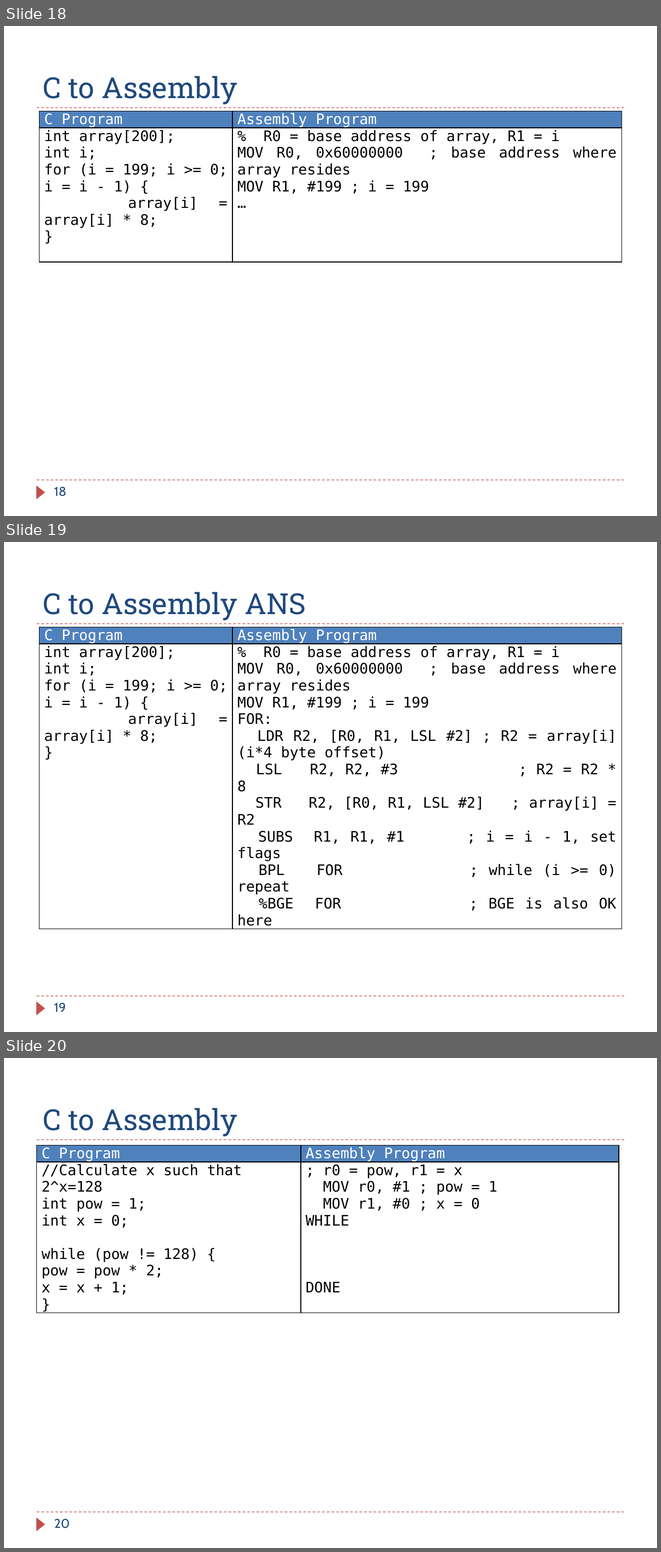
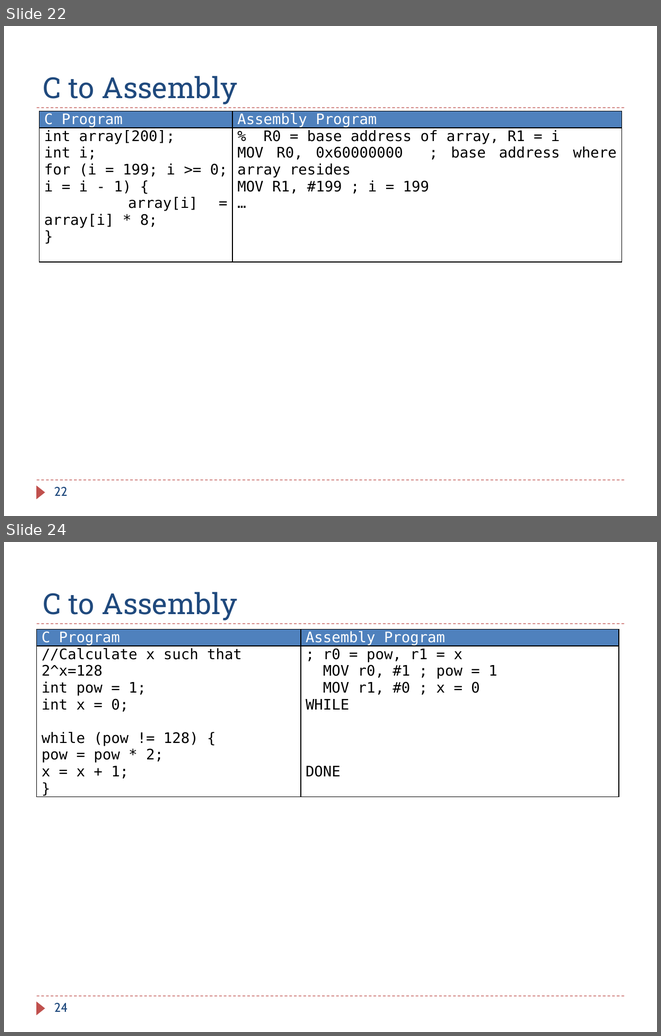
Before and after one commit to guhofstra/CSC111Fa25, a slide deck: PPTs/Ch6_ARM_Control_Flow_Exercises_ANS.pptx. Shown one above the other, each under a label of ours: slides 18, 19 and 20 before the commit, slides 22 and 24 after it; the slides between them are not shown. The pictures are 661x1552 and 661x1036 pixels, drawn with LibreOffice and Linux fonts; fonts in the diff are those of the drawing. Boxes give left, top, right and bottom in pixels: in the first picture for what was removed or moved away, otherwise in the second. Text is boxed around its words. In the diff, an @@ line names an element or a change of style, - is before the commit and + after.

```diff
--- a/PPTs/Ch6_ARM_Control_Flow_Exercises_ANS.pptx
+++ b/PPTs/Ch6_ARM_Control_Flow_Exercises_ANS.pptx
@@ slide 19 removed at (4,542,657,1032), background #FFFFFF; not listed: 3 template elements that a slide beside it also shows @@
@@ title removed at (43,592,306,620) @@
-C to Assembly ANS
@@ table removed at (40,627,621,928), 2 rows, 2 columns @@
-C Program | Assembly Program
-int array[200]; / int i; / for (i = 199; i >= 0; i = i - 1) { / array[i] = array[i] * 8; / } | % R0 = base address of array, R1 = i / MOV R0, 0x60000000 ; base address where array resides / MOV R1, #199 ; i = 199 / FOR: / LDR R2, [R0, R1, LSL #2] ; R2 = array[i] (i*4 byte offset) / LSL R2, R2, #3 ; R2 = R2 * 8 / STR R2, [R0, R1, LSL #2] ; array[i] = R2 / SUBS R1, R1, #1 ; i = i - 1, set flags / BPL FOR ; while (i >= 0) repeat / %BGE FOR ; BGE is also OK here
@@ page number removed at (54,1003,66,1012) @@
-19
@@ what was slide 18 is now slide 22 @@
@@ page number at (54,487,68,496): text changed @@
-18
+22
@@ what was slide 20 is now slide 24 @@
@@ page number at (54,1003,68,1012): text changed @@
-20
+24
```
Also in this commit, not shown: 10 slides changed, 4 slides added, 1 other slide removed, 1 other file.
